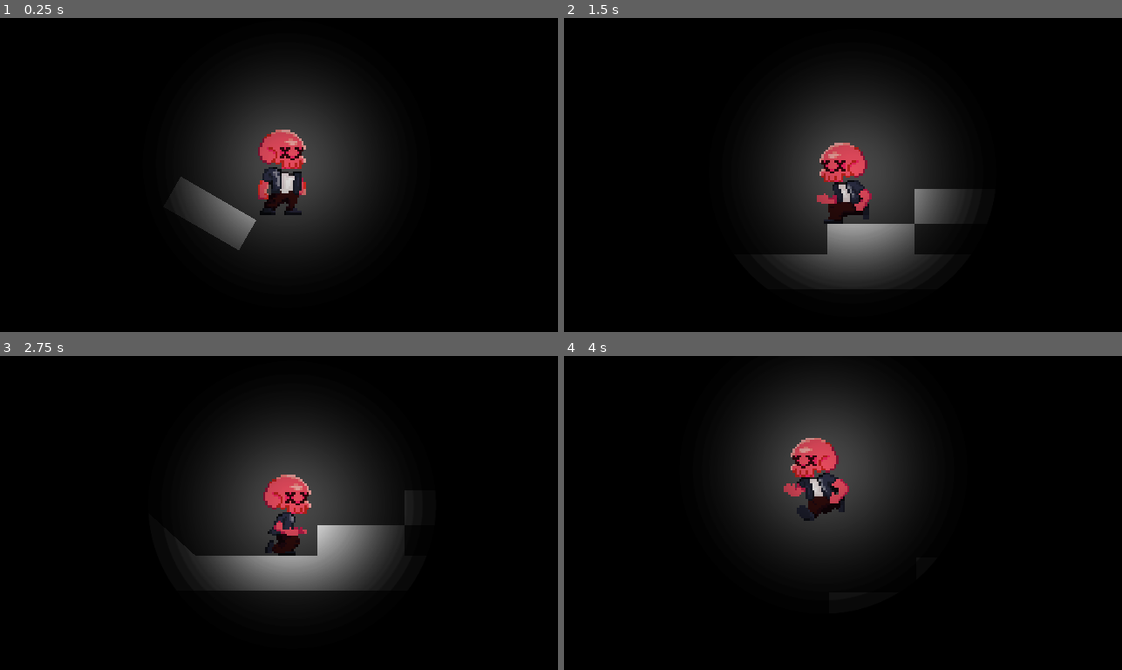
Above: before the commit, frames 1-4 (two rows, left to right).
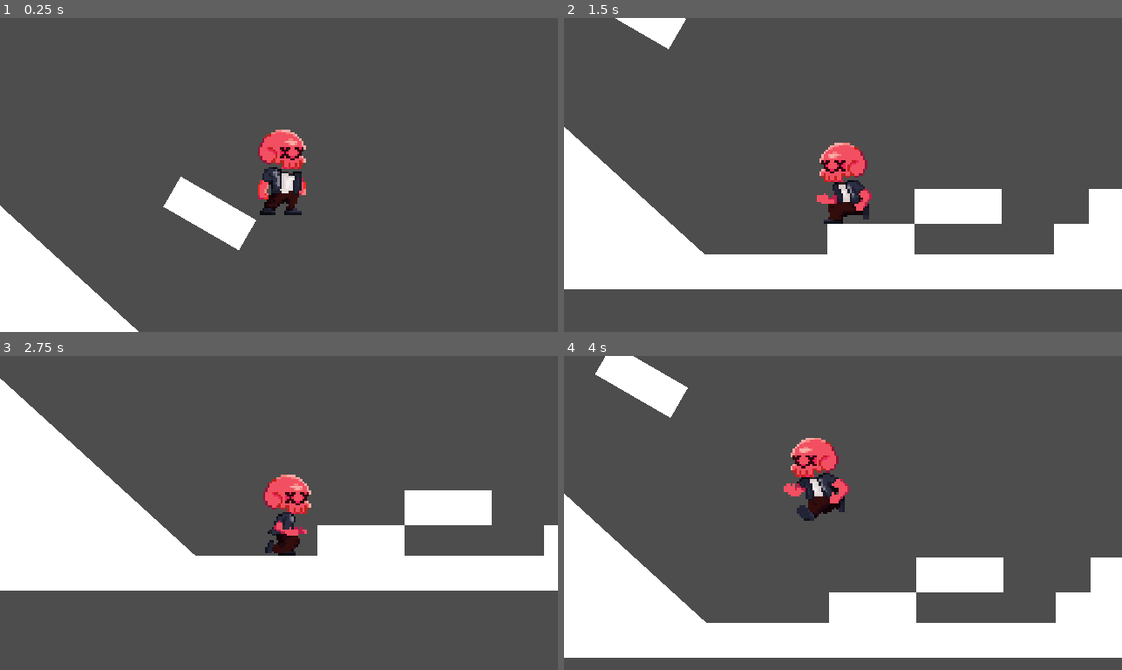
Above: after the commit, the same moments.

Repository: zach-sousa-dev/monochrome-game-jam
Game: Godot game, scene res://scenes/zach-scene.tscn
Two runs of this game, one before a commit and one after it. Both use one fixed random seed, a clock stepped at 60 frames per second and the inputs below.
Inputs (mouse positions are in pixels of both pictures, inside the frame that each line leads up to):
- Up to frame 1 (0.25 s): no input
- Up to frame 2 (1.5 s): tap Enter at 0.5 s; move the mouse to (965, 159) at 0.52 s; hold D (right) 0.53-1.28 s; hold Enter 0.53-1.28 s; tap Space (jump) at 0.77 s; move the mouse to (731, 190) at 1.27 s; hold A (left) from 1.28 s (still down); tap Ctrl at 1.35 s
- Up to frame 3 (2.75 s): tap Space (jump) at 1.52 s; move the mouse to (334, 443) at 2.02 s; release A (left) at 2.03 s; hold D (right) from 2.03 s (still down); hold Shift from 2.03 s (still down)
- Up to frame 4 (4 s): move the mouse to (815, 575) at 2.77 s; release Shift at 2.78 s; tap Enter at 2.85 s; tap Space (jump) at 3.02, 3.77 s; move the mouse to (1010, 560) at 3.52 s; release D (right) at 3.53 s; hold A (left) from 3.53 s (still down); hold Ctrl from 3.53 s (still down)

The runs differ from the first frame. In frame 1, 97% of the frame differs, in the area x 0-100%, y 0-100%; in frame 2, 97%; in frame 3, 97%; in frame 4, 97%.

Commit message:
added scene for testing lighting

Diff:
--- /dev/null
+++ b/scenes/eli-scene.tscn
@@ -0,0 +1,141 @@
+[gd_scene format=3 uid="uid://ly6sm5smerbw"]
+
+[ext_resource type="PackedScene" uid="uid://dd4d7wdo1184u" path="res://scenes/player/player.tscn" id="1_d0ra6"]
+[ext_resource type="Texture2D" uid="uid://cpi7kaxfadgg2" path="res://assets/sprites/player/placeholder/vignette.png" id="2_gi8eg"]
+
+[sub_resource type="RectangleShape2D" id="RectangleShape2D_5011q"]
+size = Vector2(40, 16)
+
+[sub_resource type="BoxMesh" id="BoxMesh_uiwrj"]
+
+[sub_resource type="RectangleShape2D" id="RectangleShape2D_ip6iq"]
+size = Vector2(72, 16)
+
+[sub_resource type="ConvexPolygonShape2D" id="ConvexPolygonShape2D_5e5u1"]
+points = PackedVector2Array(-177, 7, -48, -110, -25, -110, 108, 9)
+
+[sub_resource type="PrismMesh" id="PrismMesh_hpism"]
+subdivide_width = 1
+
+[sub_resource type="BoxMesh" id="BoxMesh_y1iiu"]
+
+[sub_resource type="RectangleShape2D" id="RectangleShape2D_sy1jg"]
+size = Vector2(640, 20)
+
+[sub_resource type="Gradient" id="Gradient_d0ra6"]
+colors = PackedColorArray(1, 1, 1, 1, 0, 0, 0, 1)
+
+[sub_resource type="GradientTexture2D" id="GradientTexture2D_7g6oh"]
+gradient = SubResource("Gradient_d0ra6")
+fill = 1
+fill_from = Vector2(0.5, 0.5)
+fill_to = Vector2(0.8521739, 0.17826086)
+
+[node name="EliScene" type="Node2D" unique_id=1366947214]
+
+[node name="CanvasModulate" type="CanvasModulate" parent="." unique_id=1015420312]
+color = Color(0, 0, 0, 1)
+
+[node name="Environment" type="Node2D" parent="." unique_id=357269498]
+
+[node name="StaticBody2D" type="StaticBody2D" parent="Environment" unique_id=134418465]
+
+[node name="Platform4" type="CollisionShape2D" parent="Environment/StaticBody2D" unique_id=1229601900]
+position = Vector2(196, 104)
+shape = SubResource("RectangleShape2D_5011q")
+
+[node name="MeshInstance2D" type="MeshInstance2D" parent="Environment/StaticBody2D/Platform4" unique_id=119020098]
+scale = Vector2(40, 15.999999)
+mesh = SubResource("BoxMesh_uiwrj")
+
+[node name="Platform3" type="CollisionShape2D" parent="Environment/StaticBody2D" unique_id=1777157835]
+position = Vector2(196, 120)
+shape = SubResource("RectangleShape2D_ip6iq")
+
+[node name="MeshInstance2D" type="MeshInstance2D" parent="Environment/StaticBody2D/Platform3" unique_id=568423945]
+scale = Vector2(72.00001, 15.999999)
+mesh = SubResource("BoxMesh_uiwrj")
+
+[node name="Platform2" type="CollisionShape2D" parent="Environment/StaticBody2D" unique_id=528326678]
+position = Vector2(116, 104)
+shape = SubResource("RectangleShape2D_5011q")
+
+[node name="MeshInstance2D" type="MeshInstance2D" parent="Environment/StaticBody2D/Platform2" unique_id=1396769935]
+scale = Vector2(40, 15.999999)
+mesh = SubResource("BoxMesh_uiwrj")
+
+[node name="Platform" type="CollisionShape2D" parent="Environment/StaticBody2D" unique_id=1723396193]
+position = Vector2(76, 120)
+shape = SubResource("RectangleShape2D_5011q")
+
+[node name="MeshInstance2D" type="MeshInstance2D" parent="Environment/StaticBody2D/Platform" unique_id=908448408]
+scale = Vector2(40, 15.999999)
+mesh = SubResource("BoxMesh_uiwrj")
+
+[node name="Platform6" type="CollisionShape2D" parent="Environment/StaticBody2D" unique_id=1813093273]
+position = Vector2(-30, 14.999998)
+rotation = 0.5235988
+shape = SubResource("RectangleShape2D_5011q")
+
+[node name="MeshInstance2D" type="MeshInstance2D" parent="Environment/StaticBody2D/Platform6" unique_id=987033226]
+scale = Vector2(40, 15.999999)
+mesh = SubResource("BoxMesh_uiwrj")
+
+[node name="Platform7" type="CollisionShape2D" parent="Environment/StaticBody2D" unique_id=336485176]
+position = Vector2(-245, 6)
+rotation = -0.5235988
+shape = SubResource("RectangleShape2D_5011q")
+
+[node name="MeshInstance2D" type="MeshInstance2D" parent="Environment/StaticBody2D/Platform7" unique_id=518120017]
+scale = Vector2(40, 15.999999)
+mesh = SubResource("BoxMesh_uiwrj")
+
+[node name="Platform5" type="CollisionShape2D" parent="Environment/StaticBody2D" unique_id=1497281769]
+position = Vector2(-104, 120)
+shape = SubResource("ConvexPolygonShape2D_5e5u1")
+
+[node name="MeshInstance2D" type="MeshInstance2D" parent="Environment/StaticBody2D/Platform5" unique_id=296350691]
+position = Vector2(-46.874992, -51.999992)
+scale = Vector2(259.75, -118)
+mesh = SubResource("PrismMesh_hpism")
+
+[node name="MeshInstance2D3" type="MeshInstance2D" parent="Environment/StaticBody2D/Platform5" unique_id=428490924]
+position = Vector2(-35.5, -92)
+scale = Vector2(20.999992, -35.99999)
+mesh = SubResource("BoxMesh_y1iiu")
+
+[node name="MeshInstance2D2" type="MeshInstance2D" parent="Environment/StaticBody2D/Platform5" unique_id=739072976]
+position = Vector2(-24.875, -51.999992)
+scale = Vector2(259.75, -118)
+mesh = SubResource("PrismMesh_hpism")
+
+[node name="Ground" type="CollisionShape2D" parent="Environment/StaticBody2D" unique_id=2141789901]
+position = Vector2(0, 136)
+shape = SubResource("RectangleShape2D_sy1jg")
+
+[node name="MeshInstance2D" type="MeshInstance2D" parent="Environment/StaticBody2D/Ground" unique_id=534674253]
+position = Vector2(0, -2)
+scale = Vector2(640.00006, 15.999999)
+mesh = SubResource("BoxMesh_uiwrj")
+
+[node name="Camera2D" type="Camera2D" parent="." unique_id=906906192]
+position = Vector2(1, 0)
+zoom = Vector2(2.5, 2.5)
+
+[node name="Player" parent="." unique_id=1818162535 instance=ExtResource("1_d0ra6")]
+floor_max_angle = 1.0471976
+floor_snap_length = 8.0
+cam_path = NodePath("../Camera2D")
+cam_speed = 0.1
+debug_velocity = true
+
+[node name="Sprite2D" type="Sprite2D" parent="Player" unique_id=519715087]
+visible = false
+position = Vector2(7.6293945e-06, 3.8146973e-06)
+scale = Vector2(0.3273148, 0.3273148)
+texture = ExtResource("2_gi8eg")
+
+[node name="PointLight2D" type="PointLight2D" parent="Player" unique_id=576487711]
+position = Vector2(-2, 1)
+texture = SubResource("GradientTexture2D_7g6oh")
+texture_scale = 1.93
--- a/scenes/zach-scene.tscn
+++ b/scenes/zach-scene.tscn
@@ -115,8 +115,10 @@
 floor_snap_length = 8.0
 cam_path = NodePath("../Camera2D")
 cam_speed = 0.1
+debug_velocity = true
 
 [node name="Sprite2D" type="Sprite2D" parent="Player" unique_id=682674969]
+visible = false
 position = Vector2(7.6293945e-06, 3.8146973e-06)
 scale = Vector2(0.3273148, 0.3273148)
 texture = ExtResource("2_ocyxy")
